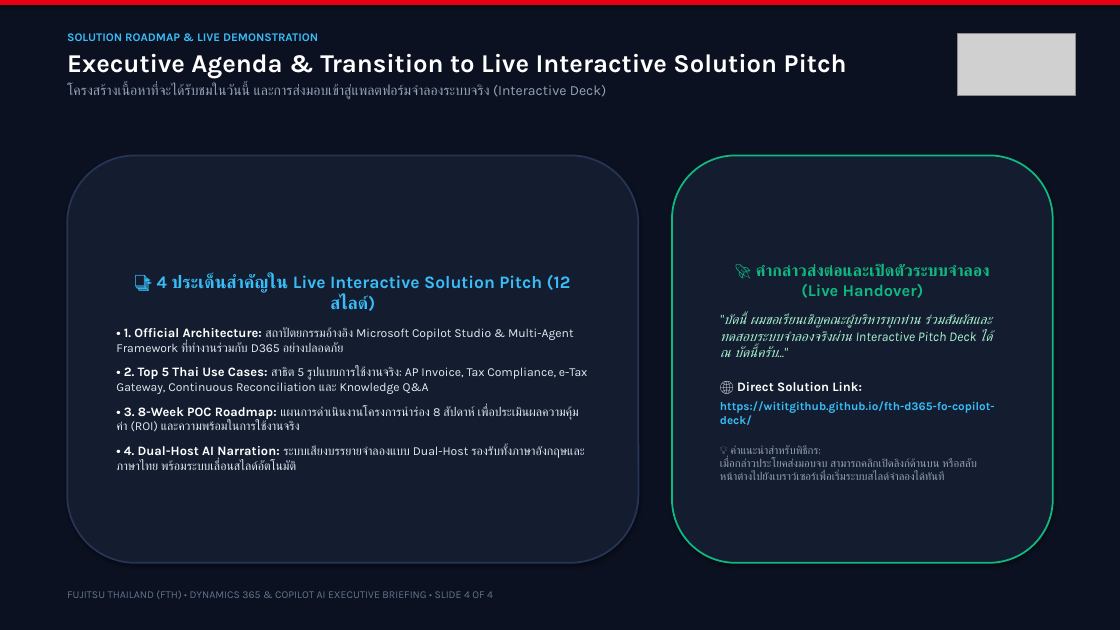
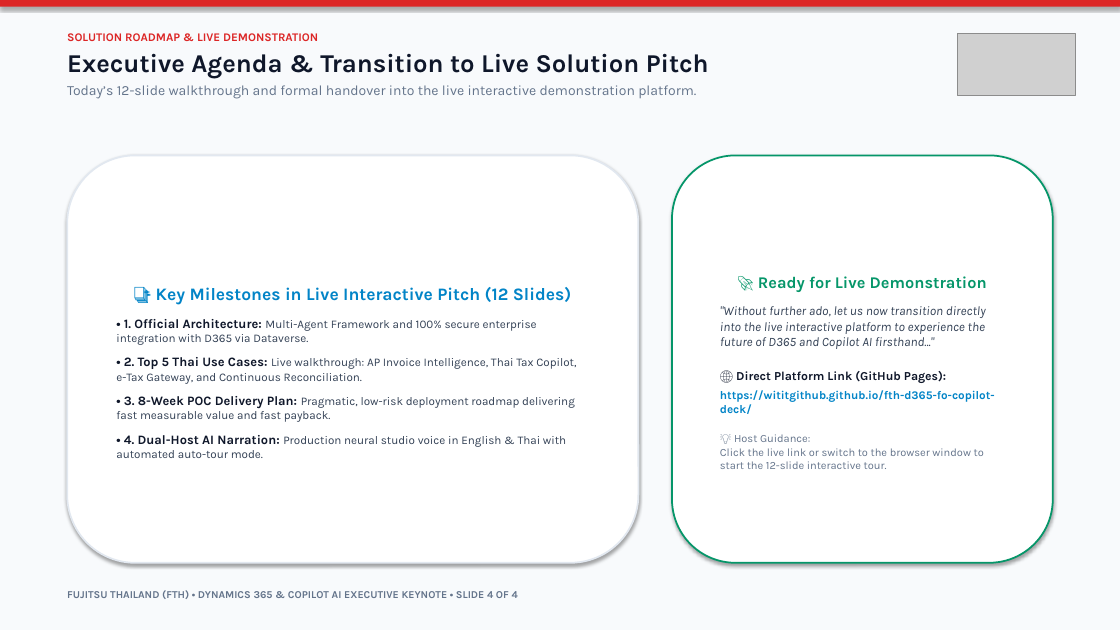
Before and after one commit to wititgithub/fth-d365-fo-copilot-deck, a slide deck: slide 4 of FTH_D365_Executive_Opening_Deck.pptx. Drawn at 1120x630 pixels with LibreOffice and Linux fonts; fonts in the diff are those of the drawing; grey boxes stand for pictures. Boxes give left, top, right and bottom in pixels: in the first picture for what was removed or moved away, otherwise in the second. Text is boxed around its words. In the diff, an @@ line names an element or a change of style, - is before the commit and + after.

Commit message:
Switch 4-slide opening deck to pristine executive English White Theme with harmonized contrast

```diff
--- a/FTH_D365_Executive_Opening_Deck.pptx
+++ b/FTH_D365_Executive_Opening_Deck.pptx
@@ rectangle at bbox=[0, 0, 1120, 630]: fill #0B1120 to #F8FAFC @@
@@ rectangle at bbox=[0, 0, 1120, 7]: fill #E60012 to #DC2626 @@
@@ text at bbox=[67, 53, 709, 99]: text changed; text colour #94A3B8 to #64748B @@
-Executive Agenda & Transition to Live Interactive Solution Pitch
-โครงสร้างเนื้อหาที่จะได้รับชมในวันนี้ และการส่งมอบเข้าสู่แพลตฟอร์มจำลองระบบจริง (Interactive Deck)
+Executive Agenda & Transition to Live Solution Pitch
+Today’s 12-slide walkthrough and formal handover into the live interactive demonstration platform.
@@ text at bbox=[67, 33, 318, 41]: text colour #38BDF8 to #DC2626 in "SOLUTION ROADMAP & LIVE DEMONSTRATION" @@
@@ rounded rectangle "📑 Key Milestones in Live ..." at bbox=[67, 155, 639, 563]: fill #141D2F to #FFFFFF; outline #263455 1.5 pt to #E2E8F0 1.5 pt @@
@@ rounded rectangle "🚀 Ready for Live Demonstration" at bbox=[672, 155, 1053, 563]: fill #141D2F to #FFFFFF; outline #10B981 1.5 pt to #059669 1.5 pt @@
@@ text in rounded rectangle at bbox=[116, 287, 576, 458]: text changed; size 10.5 to 10 pt; text colour #E2E8F0 to #334155 @@
-📑 4 ประเด็นสำคัญใน Live Interactive Solution Pitch (12 สไลด์)
-• 1. Official Architecture: สถาปัตยกรรมอ้างอิง Microsoft Copilot Studio & Multi-Agent Framework ที่ทำงานร่วมกับ D365 อย่างปลอดภัย
-• 2. Top 5 Thai Use Cases: สาธิต 5 รูปแบบการใช้งานจริง: AP Invoice, Tax Compliance, e-Tax Gateway, Continuous Reconciliation และ Knowledge Q&A
-• 3. 8-Week POC Roadmap: แผนการดำเนินงานโครงการนำร่อง 8 สัปดาห์ เพื่อประเมินผลความคุ้มค่า (ROI) และความพร้อมในการใช้งานจริง
-• 4. Dual-Host AI Narration: ระบบเสียงบรรยายจำลองแบบ Dual-Host รองรับทั้งภาษาอังกฤษและภาษาไทย พร้อมระบบเลื่อนสไลด์อัตโนมัติ
+📑 Key Milestones in Live Interactive Pitch (12 Slides)
+• 1. Official Architecture: Multi-Agent Framework and 100% secure enterprise integration with D365 via Dataverse.
+• 2. Top 5 Thai Use Cases: Live walkthrough: AP Invoice Intelligence, Thai Tax Copilot, e-Tax Gateway, and Continuous Reconciliation.
+• 3. 8-Week POC Delivery Plan: Pragmatic, low-risk deployment roadmap delivering fast measurable value and fast payback.
+• 4. Dual-Host AI Narration: Production neural studio voice in English & Thai with automated auto-tour mode.
@@ text in rounded rectangle at bbox=[720, 276, 987, 383]: text changed; size 11.5 to 11 pt; text colour #A7F3D0 to #334155 @@
-🚀 คำกล่าวส่งต่อและเปิดตัวระบบจำลอง (Live Handover)
-"บัดนี้ ผมขอเรียนเชิญคณะผู้บริหารทุกท่าน ร่วมสัมผัสและทดสอบระบบจำลองจริงผ่าน Interactive Pitch Deck ได้ ณ บัดนี้ครับ..."
-🌐 Direct Solution Link:
+🚀 Ready for Live Demonstration
+"Without further ado, let us now transition directly into the live interactive platform to experience the future of D365 and Copilot AI firsthand..."
+🌐 Direct Platform Link (GitHub Pages):
@@ text in rounded rectangle at bbox=[720, 390, 995, 414]: text colour #38BDF8 to #0284C7 in "https://wititgithub.github.io/fth-d365-fo-copilot-deck/" @@
@@ text in rounded rectangle at bbox=[720, 434, 984, 469]: text changed; text colour #94A3B8 to #64748B @@
-💡 คำแนะนำสำหรับพิธีกร:
-เมื่อกล่าวประโยคส่งมอบจบ สามารถคลิกเปิดลิงก์ด้านบน หรือสลับหน้าต่างไปยังเบราว์เซอร์เพื่อเริ่มระบบสไลด์จำลองได้ทันที
+💡 Host Guidance:
+Click the live link or switch to the browser window to start the 12-slide interactive tour.
@@ text at bbox=[67, 590, 518, 599]: text changed; bold on @@
-FUJITSU THAILAND (FTH) • DYNAMICS 365 & COPILOT AI EXECUTIVE BRIEFING • SLIDE 4 OF 4
+FUJITSU THAILAND (FTH) • DYNAMICS 365 & COPILOT AI EXECUTIVE KEYNOTE • SLIDE 4 OF 4
```
Also in this commit, not shown: 2 other slides changed, 1 slide added, 1 slide removed, 6 other files.
